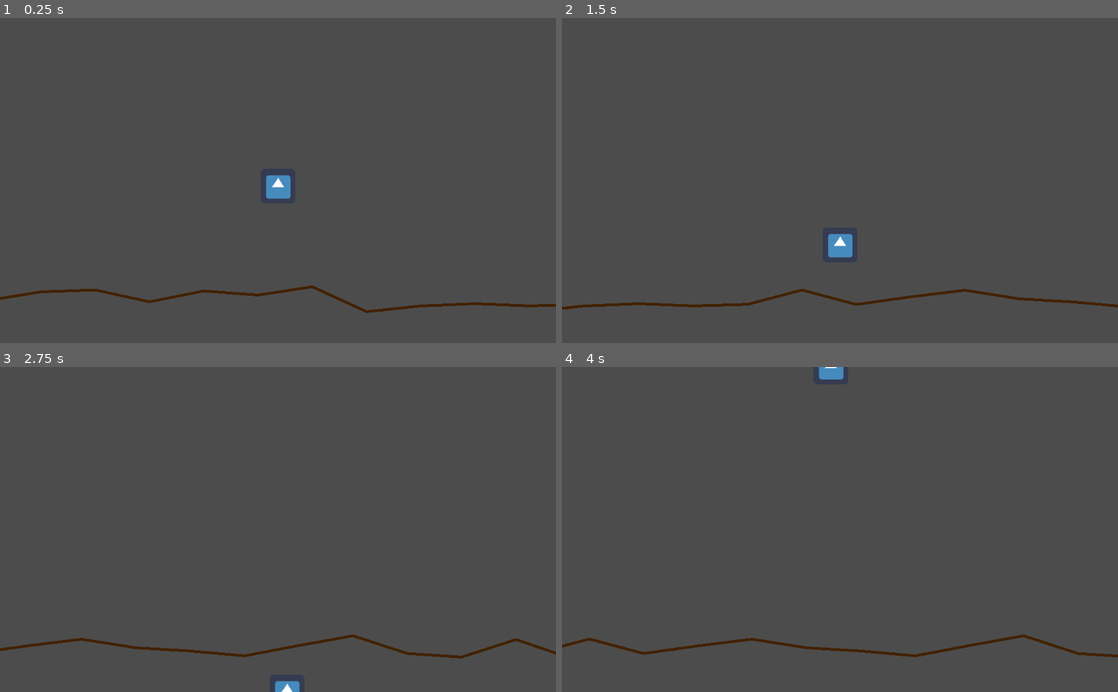
Above: before the commit, frames 1-4 (two rows, left to right).
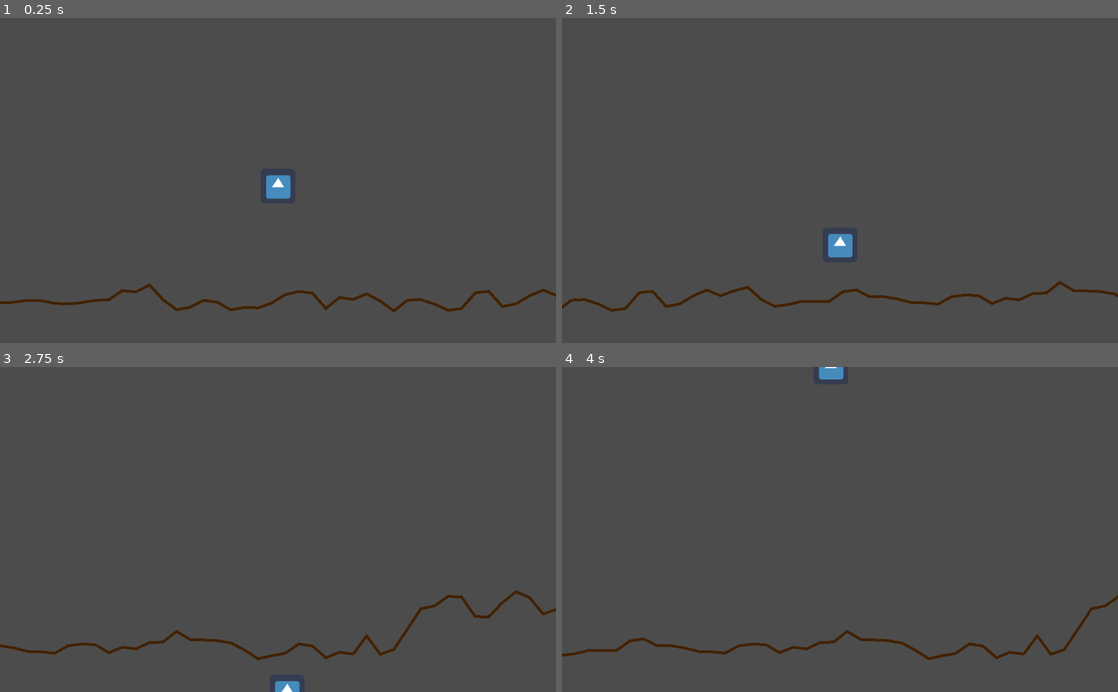
Above: after the commit, the same moments.

Repository: jastadj/defender_remake
Game: Godot game, scene res://scenes/game.tscn
Same seed, same stepped clock (60 frames per second), same inputs: the game is played once before the commit and once after it. The engine's default icon, where the game draws it, is replaced by a stand-in: a white triangle on a blue panel in a dark square.
Inputs:
- Up to frame 1 (0.25 s): no input
- Up to frame 2 (1.5 s): tap Enter at 0.5 s; hold Right (ui_right) 0.53-1.28 s; hold Down (ui_down) from 1.28 s (still down)
- Up to frame 3 (2.75 s): tap Space at 2 s; release Down (ui_down) at 2.03 s; hold Right (ui_right) from 2.03 s (still down)
- Up to frame 4 (4 s): release Right (ui_right) at 2.78 s; hold Up (ui_up) 2.78-3.53 s; hold Left (ui_left) from 3.53 s (still down)

The runs differ from the first frame. In frame 1, 1.8% of the frame differs, in the area x 0-100%, y 81-91%; in frame 2, 1.7%; in frame 3, 1.8%, in the area x 0-100%, y 68-91%; in frame 4, 1.8%.

Commit message:
better mountain range variation

Diff:
--- /dev/null
+++ b/gamedata.gd
@@ -0,0 +1,7 @@
+extends Node
+
+var gameseed
+
+func _init():
+	gameseed = OS.get_unix_time()
+	seed(gameseed)
--- a/mountain/mountain_range.gd
+++ b/mountain/mountain_range.gd
@@ -1,17 +1,29 @@
 extends Line2D
 
-var segments = 10
+var segments = 40
 var amplitude = 50
 
 
 func create_range(range_width, noise_x_pos):
 	var noise = OpenSimplexNoise.new()
+
+	var alt_range = ( randi()%100 > 75)
+
+	noise.seed = Gamedata.gameseed
+	#noise.octaves = 4
+	#noise.period = 20.0
+	#noise.persistence = 0.8
+
 	var rangepoints = []
 	var seglen = range_width / segments
 
 	for p in range(0, segments+1):
-		var noise_x = noise_x_pos + seglen*p
+		var noise_x = (noise_x_pos + seglen*p)
 		var noise_y = noise.get_noise_1d(noise_x)
-		rangepoints.push_back( Vector2(p*seglen, noise_y*amplitude) )
+
+		if alt_range and p > 0 and p < segments:
+			rangepoints.push_back( Vector2(p*seglen, -50 + noise_y*amplitude*2) )
+		else:
+			rangepoints.push_back( Vector2(p*seglen, noise_y*amplitude) )
 
 	points = rangepoints
--- a/project.godot
+++ b/project.godot
@@ -18,6 +18,10 @@
 config/name="defender_remake"
 run/main_scene="res://scenes/game.tscn"
 config/icon="res://icon.png"
+
+[autoload]
+
+Gamedata="*res://gamedata.gd"
 
 [display]
 
--- a/scenes/game.gd
+++ b/scenes/game.gd
@@ -1,12 +1,6 @@
 extends Node2D
 
 var MTN_RANGE_CHUNK_WIDTH = 1000
-
-func _ready():
-
-	#var gameseed = OS.get_unix_time()
-	#seed(gameseed)
-	pass
 
 func _physics_process(delta):
 
--- a/scenes/game.tscn
+++ b/scenes/game.tscn
@@ -6,10 +6,10 @@
 [node name="game" type="Node2D"]
 script = ExtResource( 2 )
 
+[node name="mountains" type="Node2D" parent="."]
+
 [node name="player" parent="." instance=ExtResource( 1 )]
 position = Vector2( 536.725, 310.49 )
 
 [node name="Camera2D" type="Camera2D" parent="."]
 current = true
-
-[node name="mountains" type="Node2D" parent="."]
